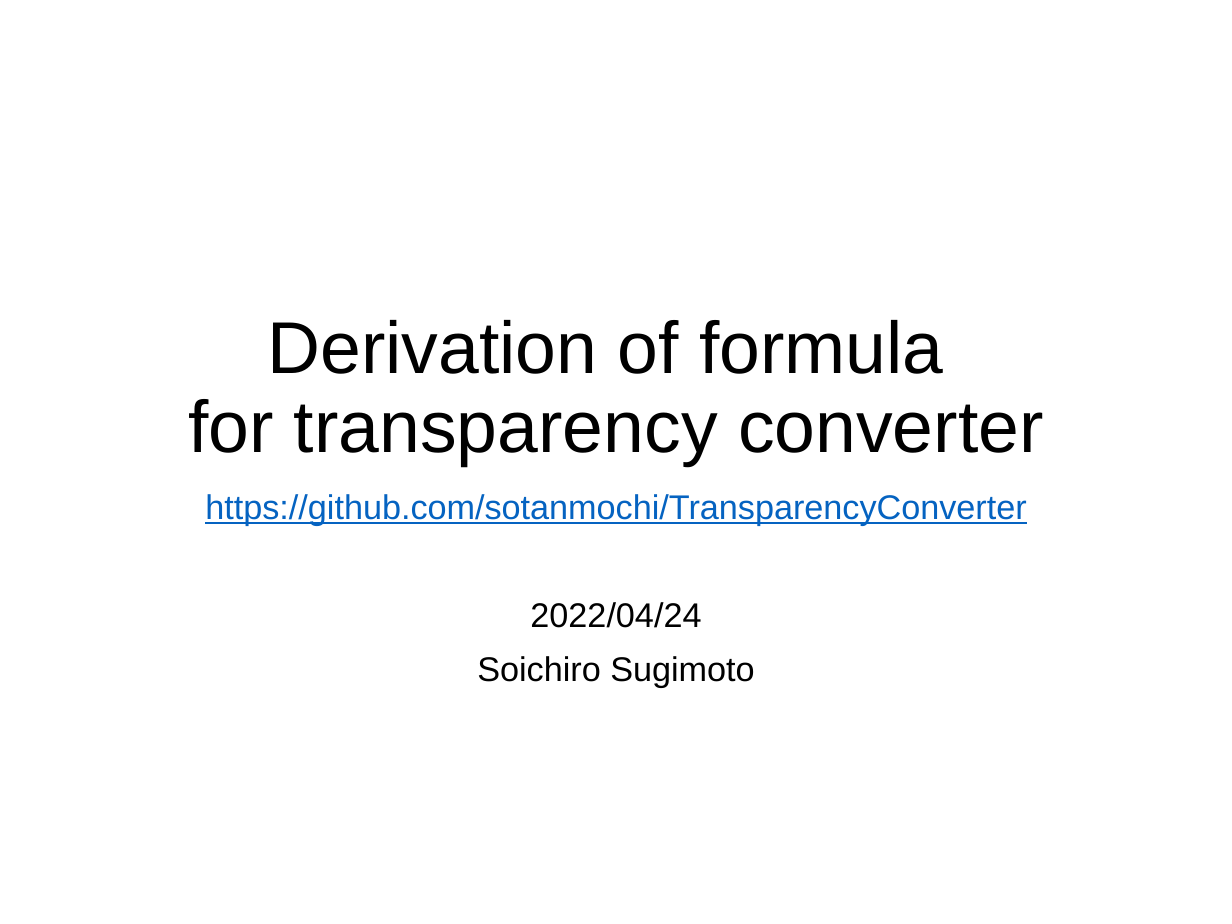
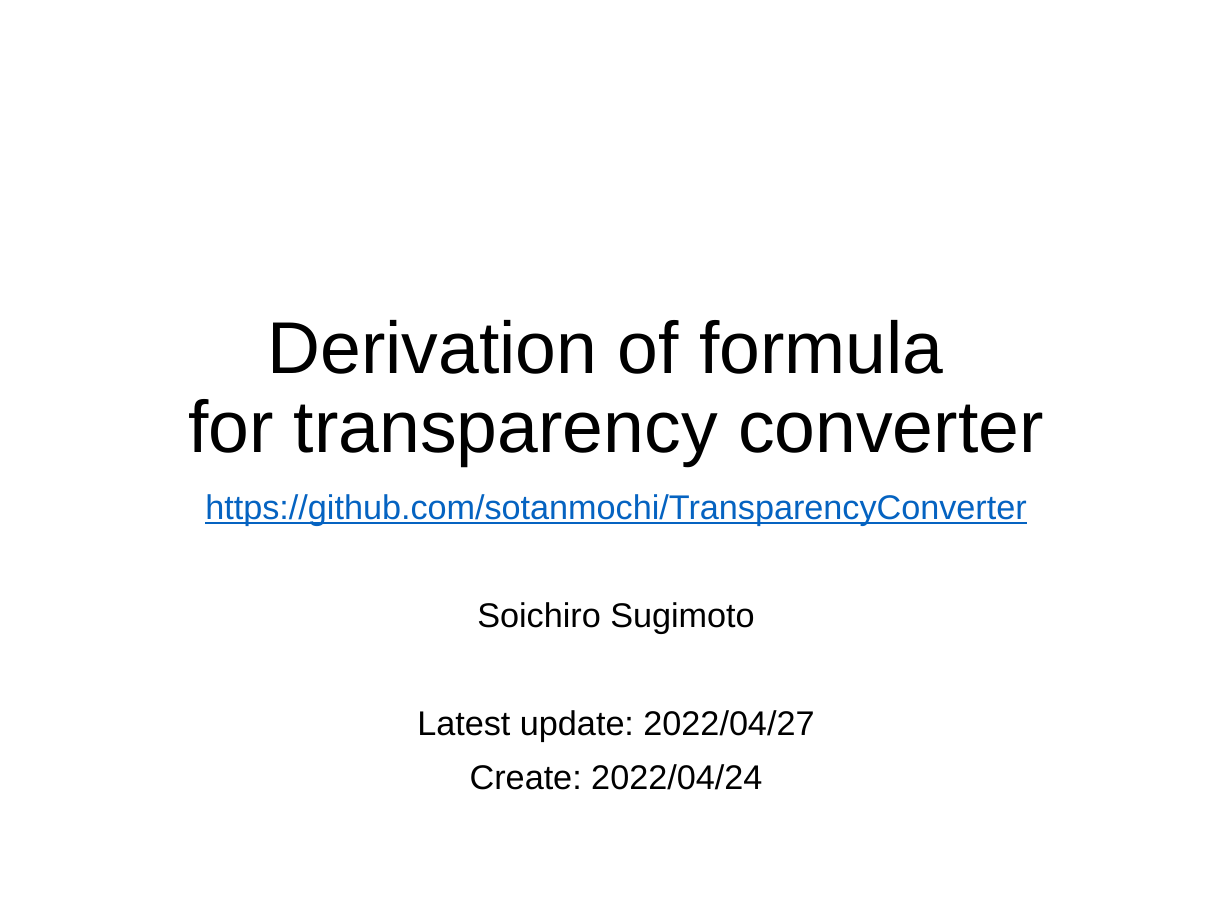
Before and after one commit to sotanmochi/TransparencyConverter, a slide deck: slide 1 of Assets/TransparencyConverter/Documentation~/TransparencyConverter.pptx. Drawn at 1232x924 pixels with LibreOffice and Linux fonts; fonts in the diff are those of the drawing. Boxes give left, top, right and bottom in pixels: in the first picture for what was removed or moved away, otherwise in the second. Text is boxed around its words. In the diff, an @@ line names an element or a change of style, - is before the commit and + after.

```diff
--- a/Assets/TransparencyConverter/Documentation~/TransparencyConverter.pptx
+++ b/Assets/TransparencyConverter/Documentation~/TransparencyConverter.pptx
@@ subtitle at [530, 602, 701, 628]: paragraph removed @@
-2022/04/24
@@ subtitle at [417, 710, 814, 790]: paragraphs added @@
+Latest update: 2022/04/27
+Create: 2022/04/24
```
Also in this commit, not shown: 4 other slides changed, 5 slides added, 1 other file.
